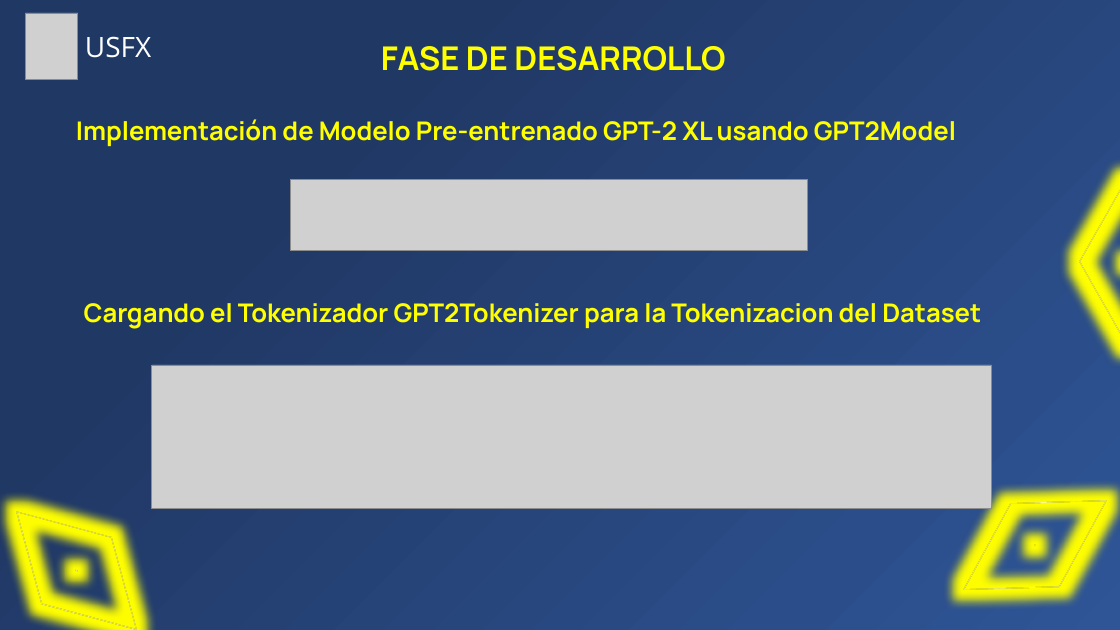
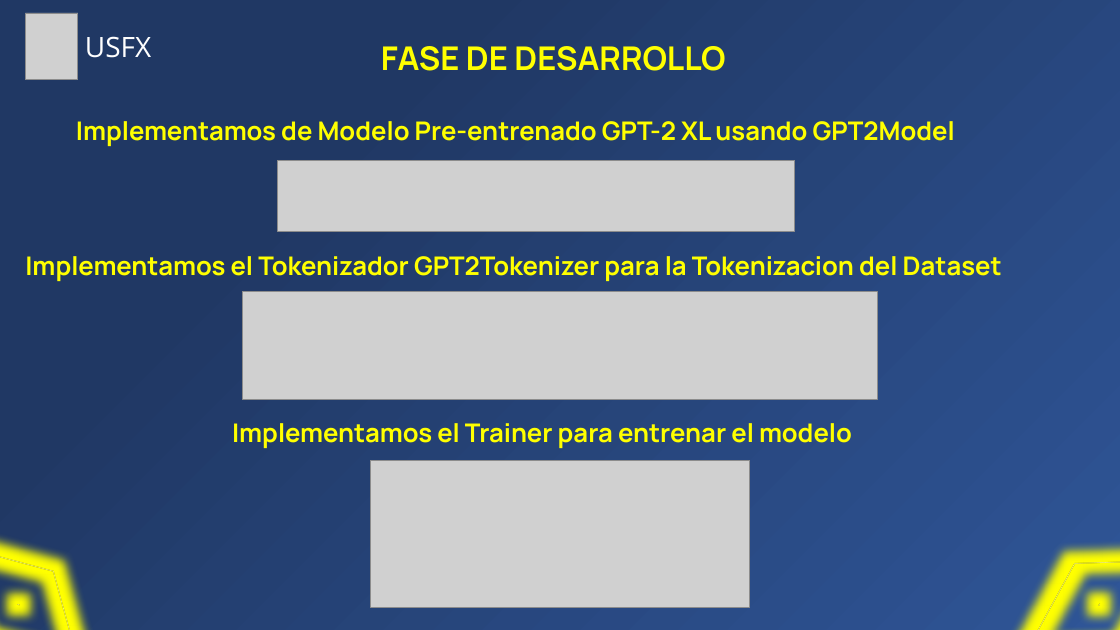
Before and after one commit to Zelechos/Generador-Css, a slide deck: slide 39 of documents/Presentación de Perfil - Modelo Generador CSS.pptx (slide 45 before the commit). Drawn at 1120x630 pixels with LibreOffice and Linux fonts; fonts in the diff are those of the drawing; grey boxes stand for pictures. Boxes give left, top, right and bottom in pixels: in the first picture for what was removed or moved away, otherwise in the second. Text is boxed around its words. In the diff, an @@ line names an element or a change of style, - is before the commit and + after.

```diff
--- a/documents/Presentación de Perfil - Modelo Generador CSS.pptx
+++ b/documents/Presentación de Perfil - Modelo Generador CSS.pptx
@@ text at (x1=76, y1=121, x2=955, y2=146): text changed @@
-Implementación de Modelo Pre-entrenado GPT-2 XL usando GPT2Model
+Implementamos de Modelo Pre-entrenado GPT-2 XL usando GPT2Model
@@ picture moved from (x1=291, y1=180, x2=808, y2=251) to (x1=277, y1=160, x2=795, y2=232) @@
@@ frame removed at (x1=1044, y1=180, x2=1120, y2=347) @@
@@ text at (x1=25, y1=256, x2=1002, y2=281): text changed @@
-Cargando el Tokenizador GPT2Tokenizer para la Tokenizacion del Dataset
+Implementamos el Tokenizador GPT2Tokenizer para la Tokenizacion del Dataset
@@ picture resized from (x1=152, y1=365, x2=992, y2=507) to (x1=243, y1=292, x2=877, y2=400) @@
@@ text added at (x1=232, y1=423, x2=852, y2=448), 22 pt, text #FFFF00, bold @@
+Implementamos el Trainer para entrenar el modelo
@@ picture added at (x1=371, y1=460, x2=750, y2=607) @@
@@ frame resized from (x1=965, y1=474, x2=1106, y2=617) to (x1=1029, y1=534, x2=1120, y2=630) @@
@@ frame resized from (x1=17, y1=513, x2=136, y2=629) to (x1=0, y1=547, x2=78, y2=630) @@
```
Also in this commit, not shown: 16 other slides changed, 1 slide added, 7 slides removed, 1 other file.
